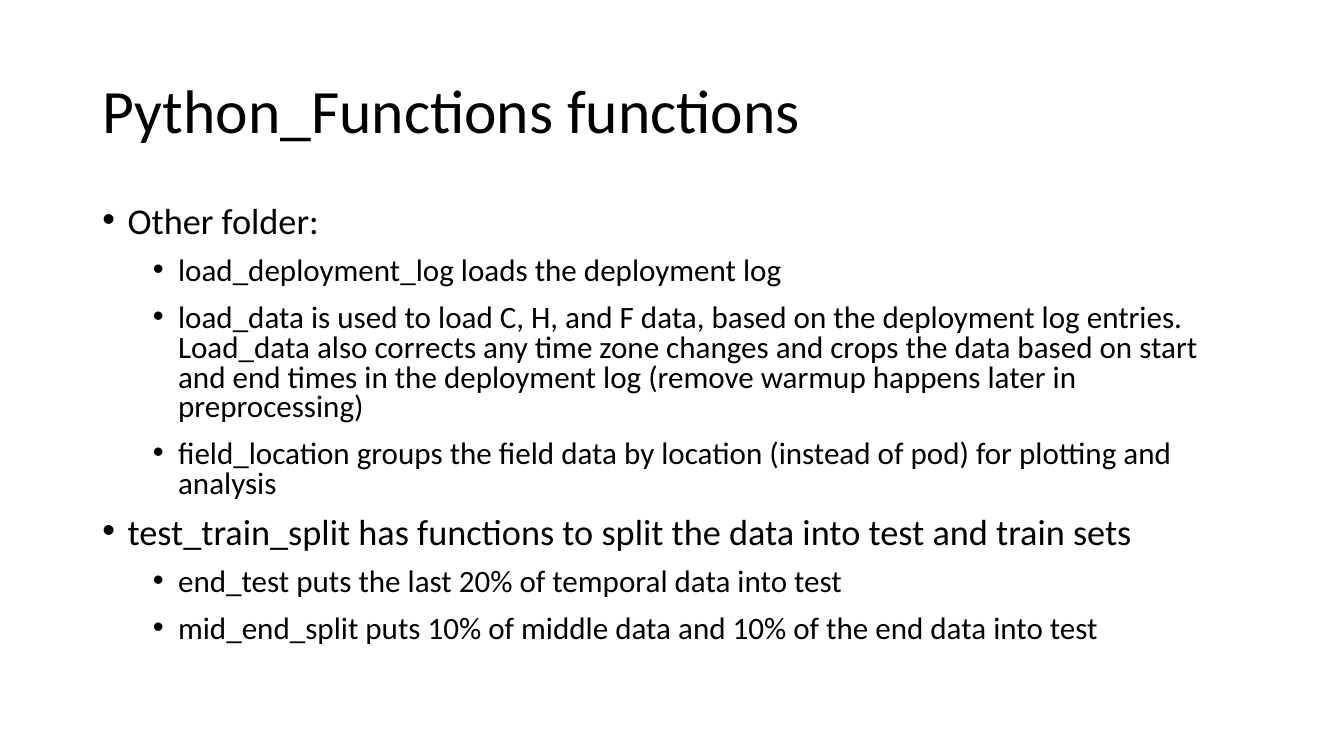
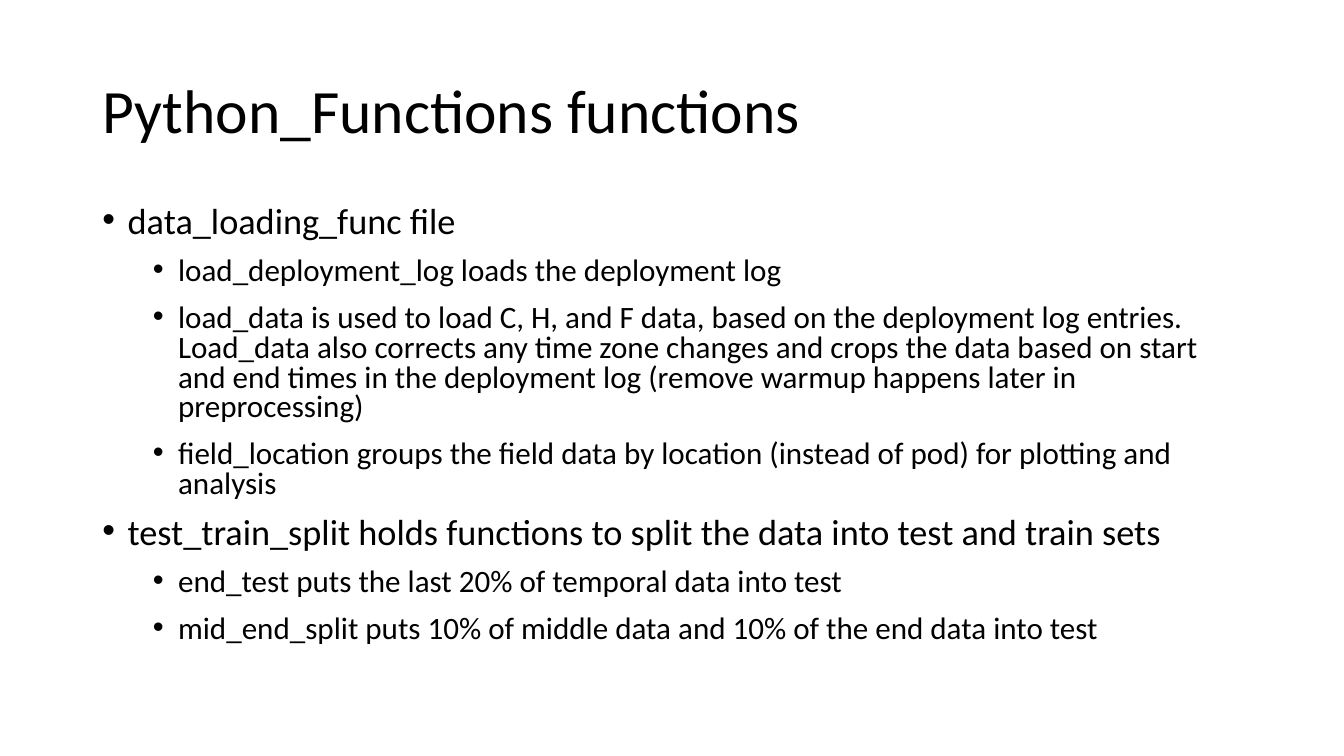
Before and after one commit to cafr1977/MPC_python, a slide deck: slide 27 of Python MPC.pptx (slide 22 before the commit). Drawn at 1344x756 pixels with LibreOffice and Linux fonts; fonts in the diff are those of the drawing. Boxes give left, top, right and bottom in pixels: in the first picture for what was removed or moved away, otherwise in the second. Text is boxed around its words. In the diff, an @@ line names an element or a change of style, - is before the commit and + after.

```diff
--- a/Python MPC.pptx
+++ b/Python MPC.pptx
@@ text at box(128, 208, 456, 241): text changed @@
-• Other folder:
+• data_loading_func file
@@ text at box(128, 519, 1160, 551): text changed @@
-• test_train_split has functions to split the data into test and train sets
+• test_train_split holds functions to split the data into test and train sets
```
Also in this commit, not shown: 11 other slides changed, 5 slides added, 4 other files.
